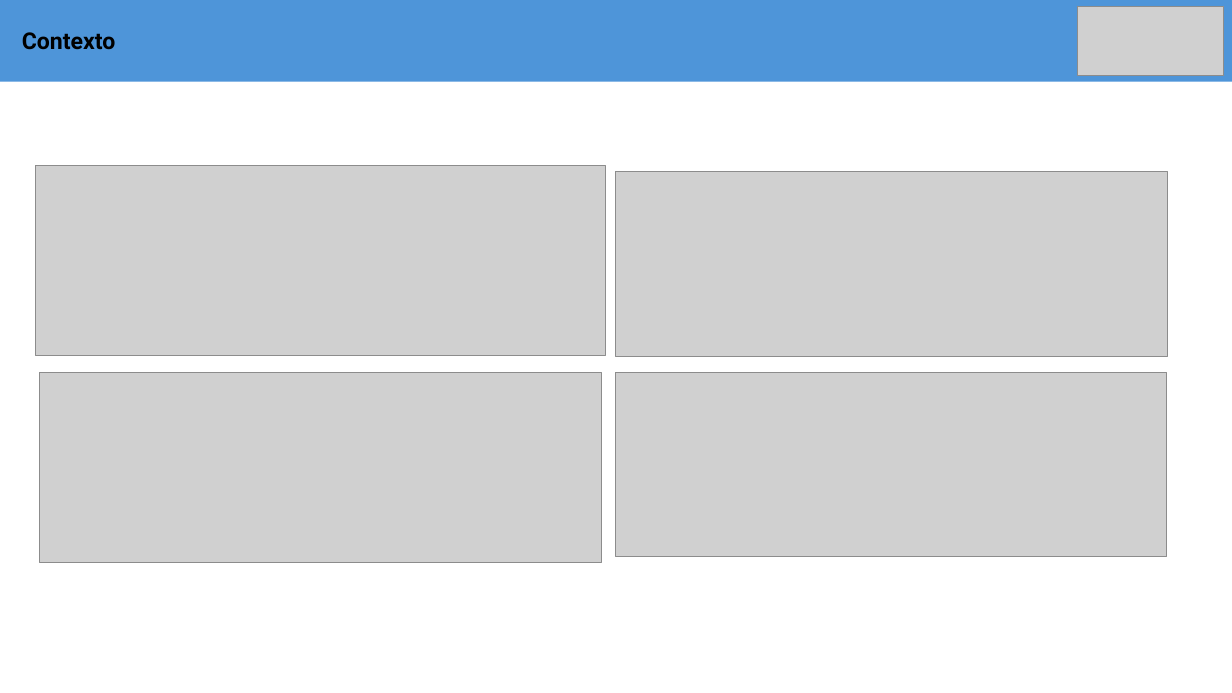
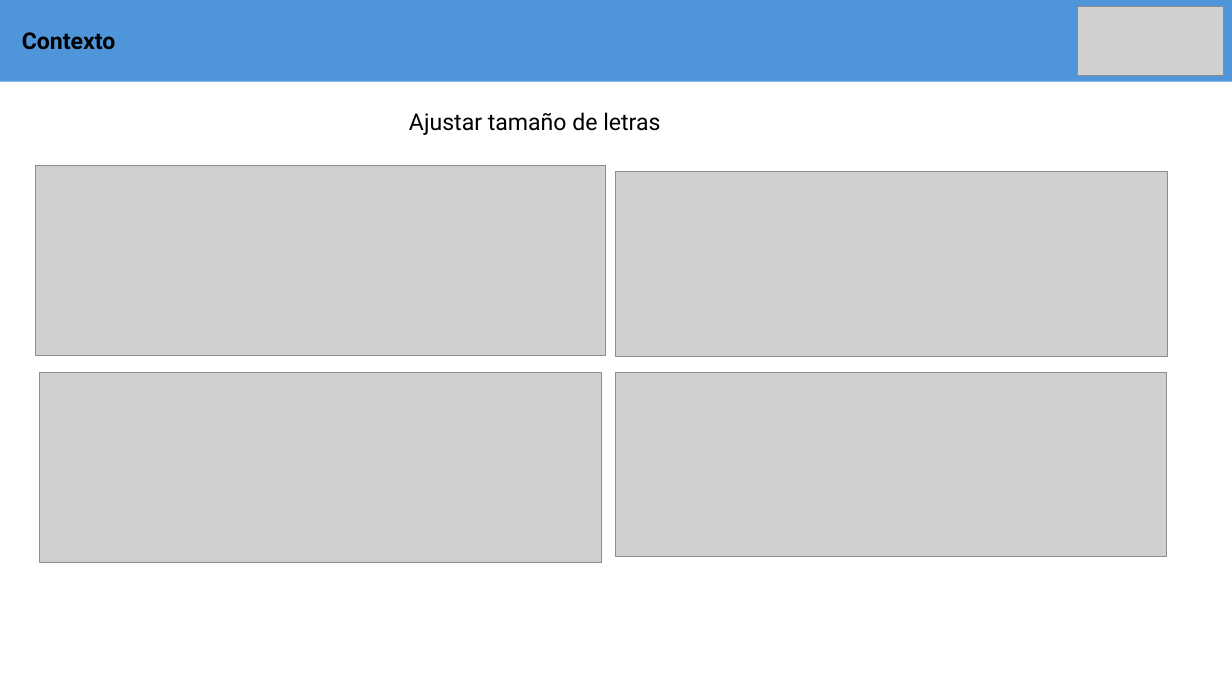
Before and after one commit to pedr0jos3/Mi-tesis, a slide deck: slide 6 of PresentacionAvances.pptx (slide 5 before the commit). Drawn at 1232x693 pixels with LibreOffice and Linux fonts; fonts in the diff are those of the drawing; grey boxes stand for pictures. Boxes give left, top, right and bottom in pixels: in the first picture for what was removed or moved away, otherwise in the second. Text is boxed around its words. In the diff, an @@ line names an element or a change of style, - is before the commit and + after.

```diff
--- a/PresentacionAvances.pptx
+++ b/PresentacionAvances.pptx
@@ text added at (409, 112, 660, 135), 18 pt, text #000000 @@
+Ajustar tamaño de letras
```
Also in this commit, not shown: 2 other slides changed, 2 slides added, 9 other files.
